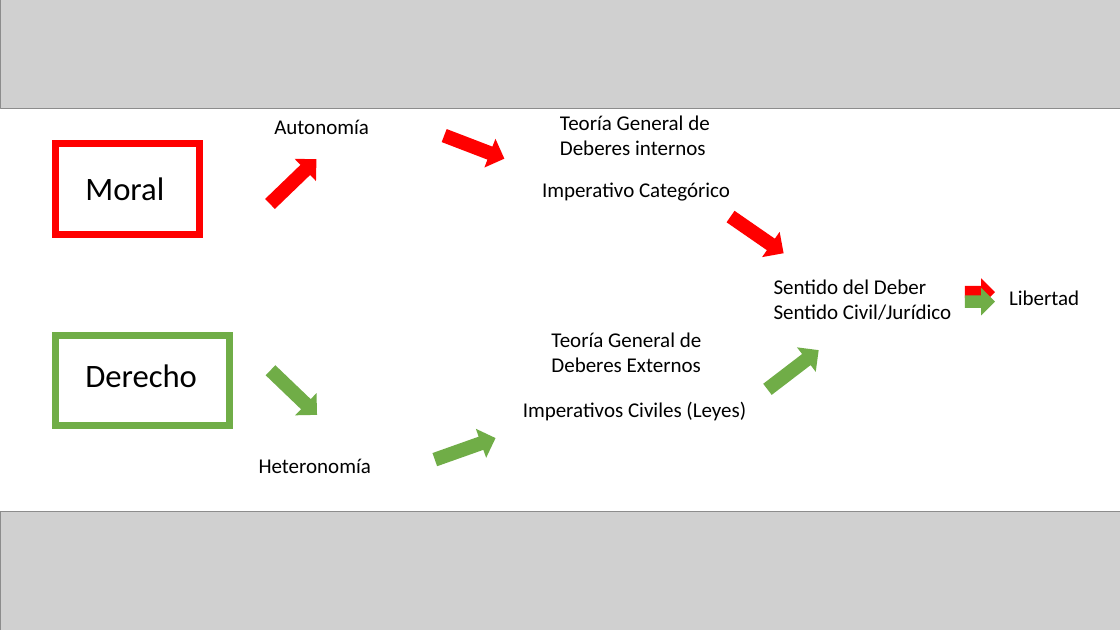
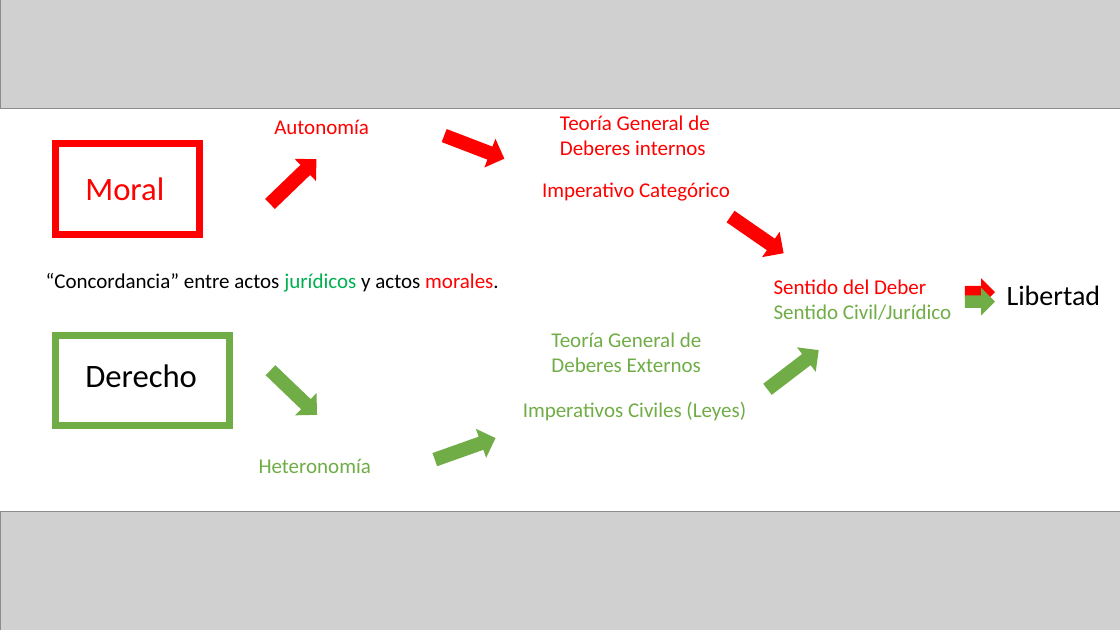
Before and after one commit to zaboltar/zaboltar.github.io, a slide deck: slide 11 of assets uarm/2023 1 UarmPCrit/Kant - Doctrina del Derecho.pptx (slide 7 before the commit). Drawn at 1120x630 pixels with LibreOffice and Linux fonts; fonts in the diff are those of the drawing; grey boxes stand for pictures. Boxes give left, top, right and bottom in pixels: in the first picture for what was removed or moved away, otherwise in the second. Text is boxed around its words. In the diff, an @@ line names an element or a change of style, - is before the commit and + after.

```diff
--- a/assets uarm/2023 1 UarmPCrit/Kant - Doctrina del Derecho.pptx
+++ b/assets uarm/2023 1 UarmPCrit/Kant - Doctrina del Derecho.pptx
@@ text colour #000000 to #FF0000 in 4 elements at [774,279,926,294], [274,119,369,134], [542,182,730,201], [560,115,709,155] @@
@@ text at [85,177,164,201]: text colour #000000 to #FF0000 in "Moral" @@
@@ text added at [46,273,499,292], 18 pt, text #000000 @@
+“Concordancia” entre actos jurídicos y actos morales.
@@ text "Libertad" at [1007,285,1101,306]: size 18 to 24 pt @@
@@ text colour #000000 to #70AD47 in 4 elements at [259,458,371,473], [523,402,746,421], [774,304,951,320], [551,332,701,372] @@
```
Also in this commit, not shown: 22 other slides changed, 17 slides added, 2 slides removed, 3 other files.
